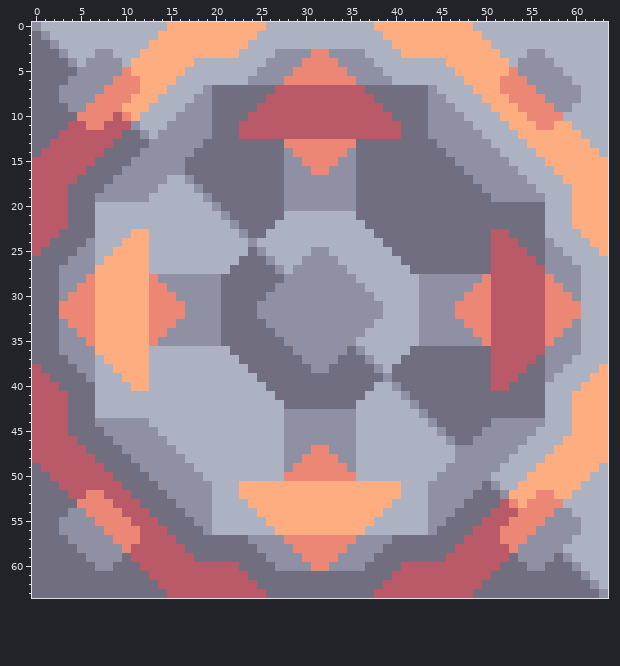
Pixel-art sprite -- sprites-override/blocks/production/blast-mixer.png. The picture above is the old version.
The file is 64x64 pixels.
Once edited:
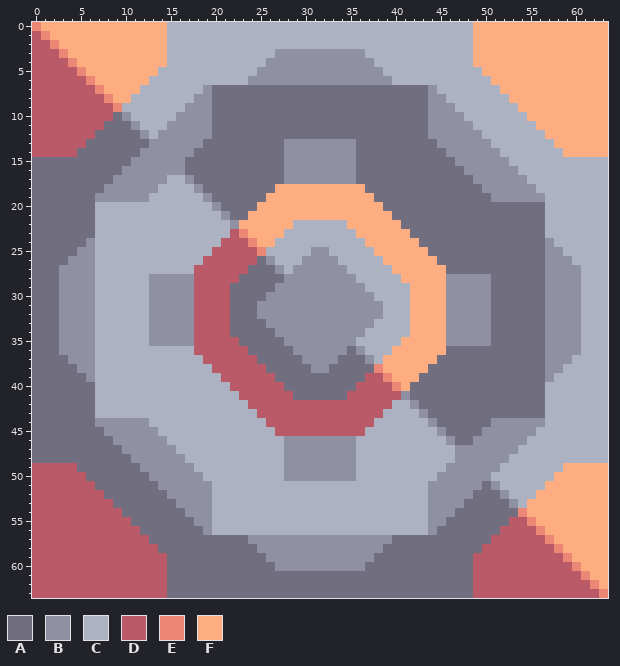
Palette (. is transparent): A #716e80  B #8f90a4  C #acb2c2  D #ba5967  E #ec8776  F #fead80
Diff:
Changed rows in their new state; - is an unchanged pixel.
first column x 0:
 0 EFFFFFFFFFFFFFFCCCCCCCCCCC------------CCCCCCCCCCCFFFFFFFFFFFFFFF
 1 DEFFFFFFFFFFFF-CCCCCCCCCC--------------CCCCCCCCCC-FFFFFFFFFFFFFF
 2 DDEFFFFFFFFFF--CCCCCCCCC----------------CCCCCCCCC--FFFFFFFFFFFFF
 3 DDDEFFFFFFFF---CCCCCCCC--------BB--------CCCCCCCC---FFFFFFFFFFFF
 4 DDDDEFFFFFF----CCC------------BBBB------------CCC----FFFFFFFFFFF
 5 DDDDDEFFFFF---CCC------------BBBBBB------------CCC---FFFFFFFFFFF
 6 DDDDDDEFFFFF-CCC------------BBBBBBBB------------CCC-FFFFFFFFFFFF
 7 DDDDDDDEFFFFCCC------------AAAAAAAAAA------------CCCFFFFFFFFFFFF
 8 DDDDDDDD-FFCCC------------AAAAAAAAAAAA------------CCCFFFFFFFFFFF
 9 DDDDDDDDD-CCC------------AAAAAAAAAAAAAA------------CCCFFFFFFFFFF
10 DDDDDDDDDABC------------AAAAAAAAAAAAAAAA------------CCCFFFFFFFFF
11 DDDD--DDAAA------------AAAAAAAAAAAAAAAAAA------------CCCFF--FFFF
12 DDD----AAA-------------AAAAAAAAAAAAAAAAAA-------------CCC----FFF
13 DD----AAA-------------------BBBBBBBB-------------------CCC----FF
14 D----AAA---------------------BBBBBB---------------------CCC----F
15 AAAAAAA-----------------------BBBB-----------------------CCCCCCC
16 AAAAAA-------------------------BB-------------------------CCCCCC
17 AAAAA------------------------------------------------------CCCCC
18 AAAA-----------------------FFFFFFFFFF-----------------------CCCC
19 AAAA----------------------FFFFFFFFFFFF----------------------CCCC
20 AAAA---------------------FFFFFFFFFFFFFF---------------------CCCC
21 AAAA--------------------FFFFFFFFFFFFFFFF--------------------CCCC
22 AAAA-------------------FFFFFF------FFFFFF-------------------CCCC
23 AAA--------CC---------DEFFFF--------FFFFFF---------AA--------CCC
24 AA--------CCC--------DDDEFF----------FFFFFF--------AAA--------CC
25 A--------CCCC-------DDDDDE------------FFFFFF-------AAAA--------C
26 --------CCCCC------DDDDDD--------------FFFFFF------AAAAA--------
27 -------CCCCCC-----DDDDDD----------------FFFFFF-----AAAAAA-------
28 ------BCCCCCCB----DDDDD------------------FFFFF----BAAAAAAB------
29 -----BBCCCCCCBB---DDDD--------------------FFFF---BBAAAAAABB-----
30 ----BBBCCCCCCBBB--DDDD--------------------FFFF--BBBAAAAAABBB----
31 ---BBBBCCCCCCBBBB-DDDD--------------------FFFF-BBBBAAAAAABBBB---
32 ---BBBBCCCCCCBBBB-DDDD--------------------FFFF-BBBBAAAAAABBBB---
33 ----BBBCCCCCCBBB--DDDD--------------------FFFF--BBBAAAAAABBB----
34 -----BBCCCCCCBB---DDDD--------------------FFFF---BBAAAAAABB-----
35 ------BCCCCCCB----DDDDD------------------FFFFF----BAAAAAAB------
36 -------CCCCCC-----DDDDDD----------------FFFFFF-----AAAAAA-------
37 --------CCCCC------DDDDDD--------------FFFFFF------AAAAA--------
38 A--------CCCC-------DDDDDD------------EFFFFF-------AAAA--------C
39 AA--------CCC--------DDDDDD----------DDEFFF--------AAA--------CC
40 AAA--------CC---------DDDDDD--------DDDDEF---------AA--------CCC
41 AAAA-------------------DDDDDD------DDDDDD-------------------CCCC
42 AAAA--------------------DDDDDDDDDDDDDDDD--------------------CCCC
43 AAAA---------------------DDDDDDDDDDDDDD---------------------CCCC
44 AAAA----------------------DDDDDDDDDDDD----------------------CCCC
45 AAAA-----------------------DDDDDDDDDD-----------------------CCCC
46 AAAAA------------------------------------------------------CCCCC
47 AAAAAA-------------------------BB-------------------------CCCCCC
48 AAAAAAA-----------------------BBBB-----------------------CCCCCCC
49 D----AAA---------------------BBBBBB---------------------CCC----F
50 DD----AAA-------------------BBBBBBBB-------------------CCC----FF
51 DDD----AAA-------------CCCCCCCCCCCCCCCCCC-------------CCC----FFF
52 DDDD--DDAAA------------CCCCCCCCCCCCCCCCCC------------CCCFF--FFFF
53 DDDDDDDDDAAA------------CCCCCCCCCCCCCCCC------------ABCFFFFFFFFF
54 DDDDDDDDDDAAA------------CCCCCCCCCCCCCC------------AAA-FFFFFFFFF
55 DDDDDDDDDDDAAA------------CCCCCCCCCCCC------------AAADD-FFFFFFFF
56 DDDDDDDDDDDDAAA------------CCCCCCCCCC------------AAADDDDEFFFFFFF
57 DDDDDDDDDDDD-AAA------------BBBBBBBB------------AAA-DDDDDEFFFFFF
58 DDDDDDDDDDD---AAA------------BBBBBB------------AAA---DDDDDEFFFFF
59 DDDDDDDDDDD----AAA------------BBBB------------AAA----DDDDDDEFFFF
60 DDDDDDDDDDDD---AAAAAAAA--------BB--------AAAAAAAA---DDDDDDDDEFFF
61 DDDDDDDDDDDDD--AAAAAAAAA----------------AAAAAAAAA--DDDDDDDDDDEFF
62 DDDDDDDDDDDDDD-AAAAAAAAAA--------------AAAAAAAAAA-DDDDDDDDDDDDEF
63 DDDDDDDDDDDDDDDAAAAAAAAAAA------------AAAAAAAAAAADDDDDDDDDDDDDDE
